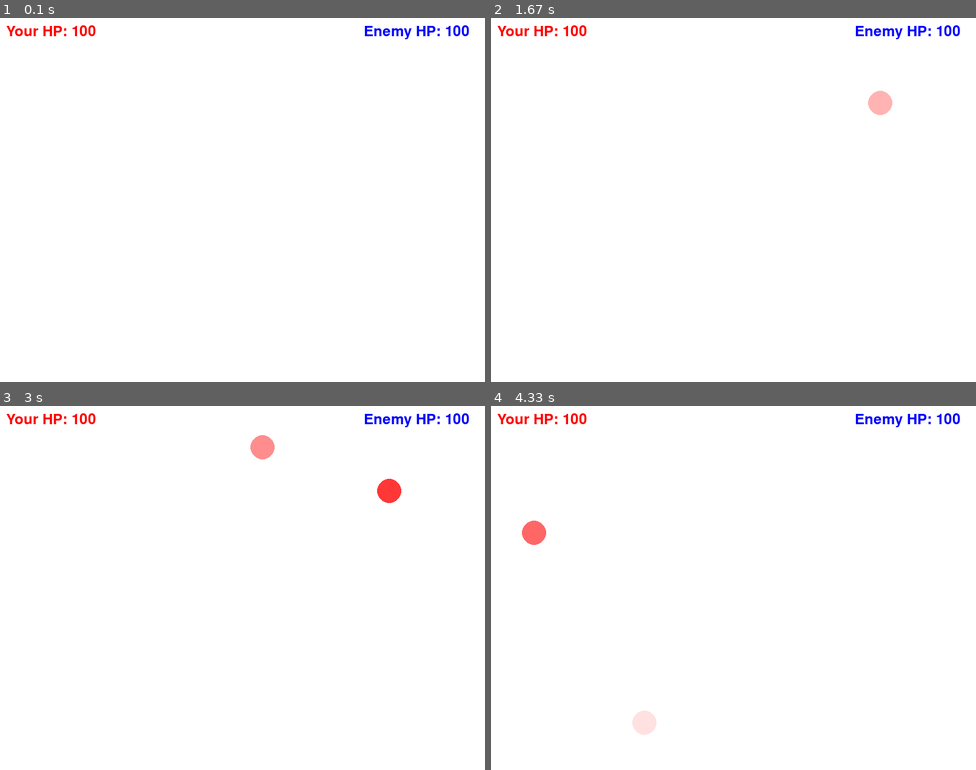
Above: before the commit, frames 1-4 (two rows, left to right).
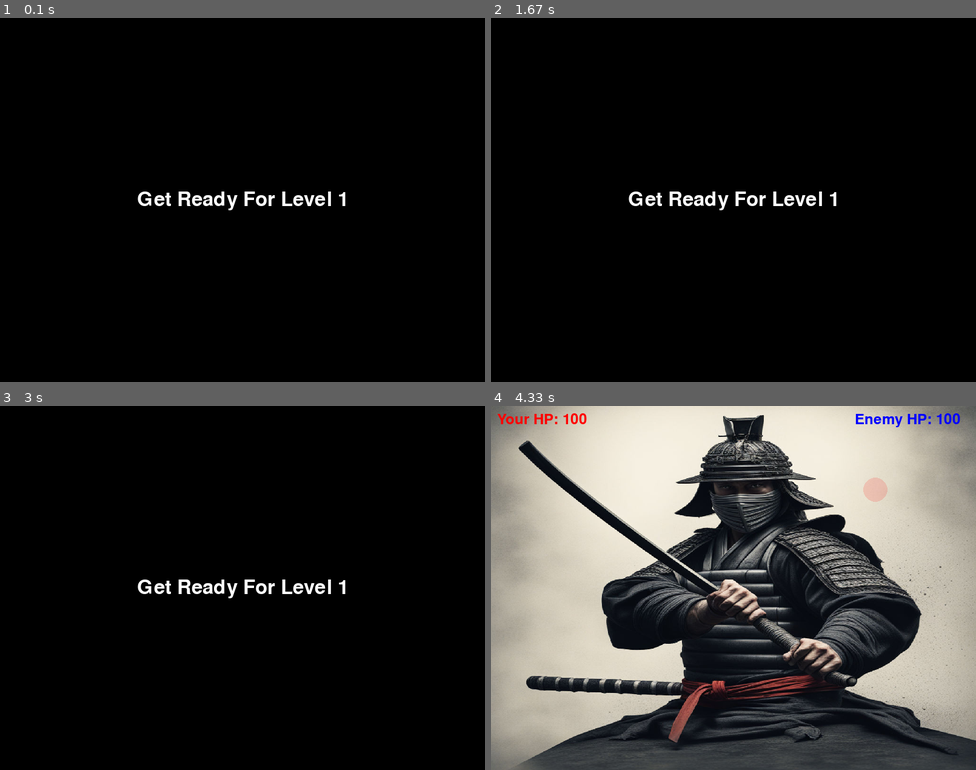
Above: after the commit, the same moments.

Repository: singsingsing3/SamuraiSword.pygame
Game: pygame game, started from GamePlay.py
The game is run twice, just before and just after one commit, with the same random seed, the same clock (stepped at 60 frames per second) and the same inputs.
Inputs:
- Up to frame 1 (0.1 s): no input
- Up to frame 2 (1.67 s): no input
- Up to frame 3 (3 s): no input
- Up to frame 4 (4.33 s): no input

The runs differ from the first frame. In frame 1, 99% of the frame differs, in the area x 0-100%, y 0-100%; in frame 2, 99%; in frame 3, 99%; in frame 4, 100%.

Commit message:
Game_Play_Complete

Diff:
--- a/Classes.py
+++ b/Classes.py
@@ -29,7 +29,7 @@
 
 
 #난이도 클래스
-class Difficulty: # 클래스로 찍어내니까 random값이 한판 내에서 고정값이 되어버림
+class Level: # 클래스로 찍어내니까 random값이 한판 내에서 고정값이 되어버림
     def __init__(self, level):
         if level == 1:
           self.radius = 20
@@ -38,6 +38,13 @@
           self.enemy_attack = 10 # 5~15
           self.dot_alpha = 200
           self.dot_time = 2
+          # level 별 사진
+          self.background_image = pygame.transform.scale(pygame.image.load('Images\Level_1.jpg'), (width, height)) if 'Images\Level_1.jpg' else None
+          self.background_rect = self.background_image.get_rect()
+          self.attacked_image =  pygame.transform.scale(pygame.image.load('Images\Level_1_attacked.png'), (width, height)) if 'Images\Level_1_attacked.png' else None
+          self.attacked_rect = self.attacked_image.get_rect()
+          self.defend_image =  pygame.transform.scale(pygame.image.load('Images\Level_1_defend.png'), (width, height)) if 'Images\Level_1_defend.png' else None
+          self.defend_rect = self.defend_image.get_rect()
 
         elif level == 2:
           self.radius = 15
@@ -47,6 +54,13 @@
           self.dot_alpha = 150
           self.dot_time = 1.5
 
+          self.background_image = pygame.transform.scale(pygame.image.load('Images\Level_2.png'), (width, height)) if 'Images\Level_2.png' else None
+          self.background_rect = self.background_image.get_rect()
+          self.attacked_image = pygame.transform.scale(pygame.image.load('Images\Level_2_attacked.png'), (width, height)) if 'Images\Level_2_attacked.png' else None
+          self.attacked_rect = self.attacked_image.get_rect()
+          self.defend_image = pygame.transform.scale(pygame.image.load('Images\Level_2_defend.png'), (width, height)) if 'Images\Level_2_defend.png' else None
+          self.defend_rect = self.defend_image.get_rect()
+
         else: #난이도 최상
           self.radius = 10
           self.speed = 3
@@ -54,3 +68,26 @@
           self.enemy_attack = 20 # 15~25
           self.dot_alpha = 100
           self.dot_time = 1.3
+
+          self.background_image = pygame.transform.scale(pygame.image.load('Images\Level_3.png'), (width, height)) if 'Images\Level_3.png' else None
+          self.background_rect = self.background_image.get_rect()
+          self.attacked_image = pygame.transform.scale(pygame.image.load('Images\Level_3_attacked.png'), (width, height)) if 'Images\Level_3_attacked.png' else None
+          self.attacked_rect = self.attacked_image.get_rect()
+          self.defend_image =pygame.transform.scale(pygame.image.load('Images\Level_3_defend.png'), (width, height)) if 'Images\Level_3_defend.png' else None
+          self.defend_rect = self.defend_image.get_rect()
+
+#특수효과음
+class Sound:
+    def __init__(self):
+        self.attacked_sound = pygame.mixer.Sound('SoundTrack/attacked.mp3')
+        self.died_sound = pygame.mixer.Sound('SoundTrack/died.wav')
+        self.defend_sound = pygame.mixer.Sound('SoundTrack/enemy_attack_defend.wav')
+        self.enemy_down_sound = pygame.mixer.Sound('SoundTrack/enemy_down.wav')
+        self.my_attack_sound = pygame.mixer.Sound('SoundTrack/my_attack.wav')
+
+        # Set the volume for each sound effect
+        self.attacked_sound.set_volume(0.5)
+        self.died_sound.set_volume(0.5)
+        self.defend_sound.set_volume(0.7)
+        self.enemy_down_sound.set_volume(0.5)
+        self.my_attack_sound.set_volume(0.5)
--- a/GamePlay.py
+++ b/GamePlay.py
@@ -2,134 +2,191 @@
 import sys
 import random
 import time
-from Classes import Dot, Difficulty
+from Classes import Dot, Level, Sound
 
-# Pygame 초기화
+# Pygame initialization
 pygame.init()
 
-# 화면 설정
+# Initialize pygame.mixer
+pygame.mixer.init()
+
+# Load background music and set volume
+pygame.mixer.music.load('SoundTrack\Jim Yosef - Samurai [NCS Release]-[AudioTrimmer.com].mp3')
+pygame.mixer.music.set_volume(0.5)  # Adjust the volume as needed
+game_sound = Sound()
+
+# Start playing background music
+pygame.mixer.music.play(-1)  # -1 means play indefinitely
+
+# Screen settings
 width, height = 800, 600
 screen = pygame.display.set_mode((width, height))
 pygame.display.set_caption("Catch the Dots")
 
-# 색깔 정의
+# color definition
+BLACK =(0,0,0)
 WHITE = (255, 255, 255)
 RED = (255, 0, 0)
 BLUE = (0, 0, 255)
+my_health = 100
+attacked = True
 
-# 난이도 정의
-level = Difficulty(1) #레벨 설정
+# Outer loop for game levels
+for i in range(1, 4):
+
+    # Difficulty definition
+    level = Level(i)  # Level setting
+
+    background_color = (BLACK)  # Black with varying alpha
+    text_color = (WHITE)  # White with varying alpha
+
+    screen.fill(background_color)  # Fill the background
+    level_font = pygame.font.Font(None, 48)
+    level_text = level_font.render("Get Ready For Level {}".format(i), True, text_color)
+    text_rect = level_text.get_rect(center=(width // 2, height // 2))
+    screen.blit(level_text, text_rect.topleft)
+
+    pygame.display.flip()
+
+    time.sleep(3)
+
+
+    # game loop
+    dots = []
+
+    enemy_health = 100
+    font = pygame.font.Font(None, 36)
+    next_dot_time_red = time.time() + 1  # Initialize the time when the next red dot will appear
+    next_dot_time_blue = time.time() + level.speed  # Initialize the time when the next blue dot will appear
+    freeze_time = 0  # Time the screen is frozen
+
+    while enemy_health > 0 and my_health > 0:
+        screen.blit(level.background_image, level.background_rect)  # Draw the background image
+        for event in pygame.event.get():
+         if event.type == pygame.QUIT:
+            pygame.quit()
+            sys.exit()
+
+
+     # Create a new red dot (once per second)
+        if time.time() > next_dot_time_red and time.time() > freeze_time:
+            dot = Dot(random.randint(20, width - 30),
+                  random.randint(20, height - 30), color=RED, alpha=0, radius=level.radius)
+            dots.append(dot)
+            next_dot_time_red = time.time() + 1  # Update the time when the next red dot will appear
+
+        # Create a new blue dot
+        if time.time() > next_dot_time_blue and time.time() > freeze_time:
+            # Check if the blue dot already exists to prevent duplicate blue dots
+            existing_blue_dots = [dot for dot in dots if dot.color == BLUE]
+            if not existing_blue_dots:
+                dot = Dot(random.randint(20, width - 20),  # Set the range so that the dot is not cut off on the screen
+                        random.randint(20, height - 20), color=BLUE, radius=level.radius, alpha=0)
+                dots.append(dot)
+                next_dot_time_blue = time.time() + level.speed  # Update the time when the next blue dot will appear
+
+
+
+        # Draw all points
+        for dot in dots:
+            dot.draw()
+            #Fade in effect
+            if dot.color and dot.alpha < level.dot_alpha:
+                dot.alpha += 2
+
+        # Display score
+        my_text = font.render("Your HP: {}".format(my_health), True, RED)
+        enemy_text = font.render("Enemy HP: {}".format(enemy_health), True, BLUE)
+        screen.blit(my_text, (10, 10))
+        screen.blit(enemy_text, (width - 200, 10))
+
+        # The dot disappears some seconds after it is created
+        for dot in dots.copy():
+            if time.time() - dot.creation_time > level.dot_time:  # If the blue dot cannot be removed and disappears
+                if dot.color == BLUE:  # If it is a blue dot
+                    dots.clear()  # remove all dots
+                    my_health -= int(level.enemy_attack + random.uniform(-5, 6))
+                    attacked = True
+                    freeze_time = time.time() + 1  # Freeze the screen for 2 seconds
+                    game_sound.attacked_sound.play()
+                elif dot.color == RED:  # If red dot
+                    dots.remove(dot)
+
+
+
+        # Mouse event handling
+        mouse_x, mouse_y = pygame.mouse.get_pos()
+        for event in pygame.event.get():
+            if event.type == pygame.MOUSEMOTION:
+                for dot in dots.copy():
+                    if dot.color == BLUE and 0 <= mouse_y <= 50:  # Defend opponent's attack
+                        game_sound.defend_sound.play()
+                        attacked = False
+                        dots.clear()  # remove all dots
+                        freeze_time = time.time() + 1  # Freeze the screen for 2 seconds
+
+                    elif dot.color == RED:  # If red dot
+                        distance = pygame.math.Vector2(
+                            dot.x - mouse_x, dot.y - mouse_y).length()
+                        if distance < dot.radius:
+                            dots.remove(dot)
+                            # Reduce enemy health
+                            enemy_health -= int(level.my_attack + random.uniform(-5, 6))
+                            game_sound.my_attack_sound.play()
 
 
 
 
-# 게임 루프
-dots = []
-my_health = 100
-enemy_health = 100
-font = pygame.font.Font(None, 36)
-next_dot_time_red = time.time() + 1  # 다음 빨간 점이 나타날 시간 초기화
-next_dot_time_blue = time.time() + level.speed  # 다음 파란 점이 나타날 시간 초기화
-freeze_time = 0  # 화면이 멈춰있는 시간
+        # While the screen is still for 2 seconds
+        if time.time() < freeze_time and attacked:
+            screen.blit(level.attacked_image, level.attacked_rect)  # Draw the background image
+            pygame.display.flip()  # Screen update
+            continue  # do not repeat the game loop
+        elif time.time() < freeze_time and  not attacked:
+            screen.blit(level.defend_image, level.defend_rect)  # Draw the background image
+            pygame.display.flip()  # Screen update
+            continue  # do not repeat the game loop
 
-while enemy_health > 0 and my_health > 0:
-    for event in pygame.event.get():
-        if event.type == pygame.QUIT:
-            pygame.quit()
-            sys.exit()
+        # Screen update
+        pygame.display.flip()
 
-    # 새로운 빨간 점 생성 (1초에 한 번씩)
-    if time.time() > next_dot_time_red and time.time() > freeze_time:
-        dot = Dot(random.randint(20, width - 20),
-                  random.randint(20, height - 20), color=RED, alpha=0, radius=level.radius)
-        dots.append(dot)
-        next_dot_time_red = time.time() + 1  # 다음 빨간 점이 나타날 시간 업데이트
 
-    # 새로운 파란 점 생성
-    if time.time() > next_dot_time_blue and time.time() > freeze_time:
-        # 중복된 파란 점을 방지하기 위해 이미 존재하는 파란 점인지 확인
-        existing_blue_dots = [dot for dot in dots if dot.color == BLUE]
-        if not existing_blue_dots:
-            dot = Dot(random.randint(20, width - 20),  # 점이 화면에 잘리지 않도록 범위 설정
-                      random.randint(20, height - 20), color=BLUE,  radius=level.radius,alpha=0)
-            dots.append(dot)
-            next_dot_time_blue = time.time() + level.speed  # 다음 파란 점이 나타날 시간 업데이트
-
-    # 화면 업데이트
+    # Display the latest health value after the game ends
     screen.fill(WHITE)
-
-    # 모든 점 그리기
-    for dot in dots:
-        dot.draw()
-        # 페이드 인 효과
-        if dot.color and dot.alpha < level.dot_alpha:
-            dot.alpha += 2
-
-    # 점수 표시
     my_text = font.render("Your HP: {}".format(my_health), True, RED)
     enemy_text = font.render("Enemy HP: {}".format(enemy_health), True, BLUE)
     screen.blit(my_text, (10, 10))
-    screen.blit(enemy_text, (width-200, 10))
+    screen.blit(enemy_text, (width - 200, 10))
 
-    # 점이 생성된 후 2초 후에 사라짐
-    for dot in dots.copy():
-        if time.time() - dot.creation_time > level.dot_time:  # 파란점이 제거되지 못하고 사라진 경우
-            if dot.color == BLUE:  # 파란 점인 경우
-                dots.clear()  # 모든 점 제거
-                my_health -= int(level.enemy_attack + random.uniform(-5, 6))
-                freeze_time = time.time() + 2  # 화면을 2초 동안 멈춤
-            elif dot.color == RED:  # 빨간 점인 경우
-                dots.remove(dot)
+    if my_health <= 0:
+        lose_font = pygame.font.Font(None, 48)
+        screen.fill(background_color)
+        lose = font.render("You Died!", True, RED)
+        game_sound.died_sound.play()
+        text_rect = lose.get_rect(center=(width // 2, height // 2))
+        screen.blit(lose, text_rect.topleft)
 
-    # 마우스 이벤트 처리
-    mouse_x, mouse_y = pygame.mouse.get_pos()
-    for event in pygame.event.get():
-        if event.type == pygame.MOUSEMOTION:
-            for dot in dots.copy():
-                if dot.color == BLUE and 0 <= mouse_y <= 10:  # 상대 공격 방어
-                    dots.clear()  # 모든 점 제거
-                    freeze_time = time.time() + 2  # 화면을 2초 동안 멈춤
-                elif dot.color == RED:  # 빨간 점이면
-                    distance = pygame.math.Vector2(
-                        dot.x - mouse_x, dot.y - mouse_y).length()
-                    if distance < dot.radius:
-                        dots.remove(dot)
-                          # 적 체력 감소
-                        enemy_health -= int(level.my_attack + random.uniform(-5, 6))
+    elif enemy_health <= 0:
+        # Increase font size to 48 (adjust as needed)
+        win_font = pygame.font.Font(None, 48)
+        game_sound.enemy_down_sound.play()
+        screen.fill(background_color)
+        win = win_font.render("You Won!", True, BLUE)
+        text_rect = win.get_rect(center=(width // 2, height // 2))
+        screen.blit(win, text_rect.topleft)
 
-    # 2초동안 화면이 멈춰있는 동안
-    if time.time() < freeze_time:
-        pygame.display.flip()  # 화면 갱신
-        continue  # 게임 루프 반복하지 않음
-
-    # 화면 업데이트
-    pygame.display.flip()
+    pygame.display.flip()  # Display the game over message
+    time.sleep(4)  # Pause for 4 seconds before moving to the next level
 
 
-if my_health <= 0:
-    lose_font = pygame.font.Font(None, 48)
-    lose = font.render("You Died!", True, RED)
-    text_rect = lose.get_rect(center=(width // 2, height // 2))
-    screen.blit(lose, text_rect.topleft)
 
-elif enemy_health <= 0:
-    # Increase font size to 48 (adjust as needed)
-    win_font = pygame.font.Font(None, 48)
-    win = win_font.render("You Won!", True, BLUE)
-    text_rect = win.get_rect(center=(width // 2, height // 2))
-    screen.blit(win, text_rect.topleft)
-
-pygame.display.flip()  # Display the game over message
-
-# Event handling loop to keep the screen on
-running = True
-
+# Game Finished
 running = True
 while running:
     for event in pygame.event.get():
         if event.type == pygame.QUIT:
             running = False
-        elif event.type == pygame.KEYDOWN: # 키 누를시 게임종료
+        elif event.type == pygame.KEYDOWN:  # Game ends when key is pressed
             running = False
-
+pygame.mixer.music.stop() # 음악종료
 pygame.quit()
Binary file added: Images/Level_1.jpg
Binary file added: Images/Level_1_attacked.png
Binary file added: Images/Level_1_defend.png
Binary file added: Images/Level_2.png
Binary file added: Images/Level_2_attacked.png
Binary file added: Images/Level_2_defend.png
Binary file added: Images/Level_3.png
Binary file added: Images/Level_3_attacked.png
Binary file added: Images/Level_3_defend.png
Binary file added: Images/Main.png
Not shown, added: SoundTrack/Jim Yosef - Samurai [NCS Release]-[AudioTrimmer.com].mp3
Not shown, added: SoundTrack/VØJ & ATSMXN - Blade Fury [NCS Release].mp3
(and 5 more such lines)
